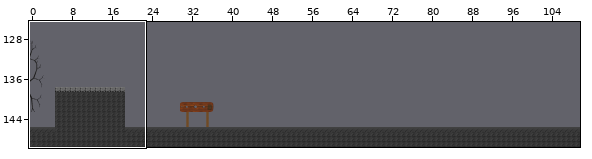
Tiled map -- witchcraft-android/assets/data/world/level1/level2.tmx. Above: a wide view before the commit, with the close-up outlined.
Close-up. The starting point:
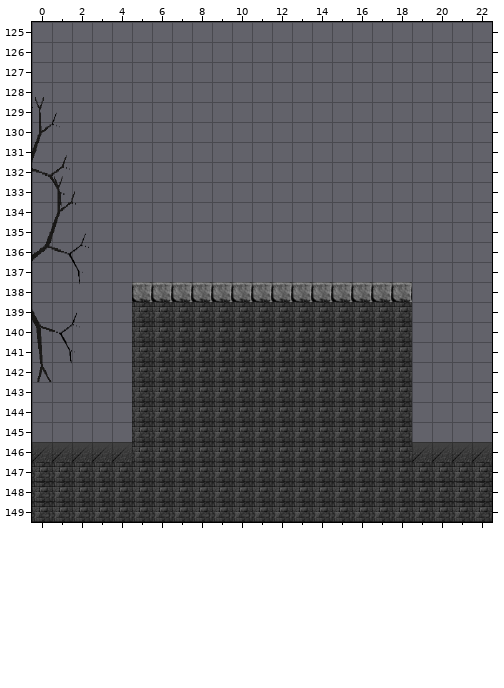
Cells are 32x32 px. Shown: x 0..22, y 125..149. The commit also changed other parts of the map, which this record leaves out.
Now the later version:
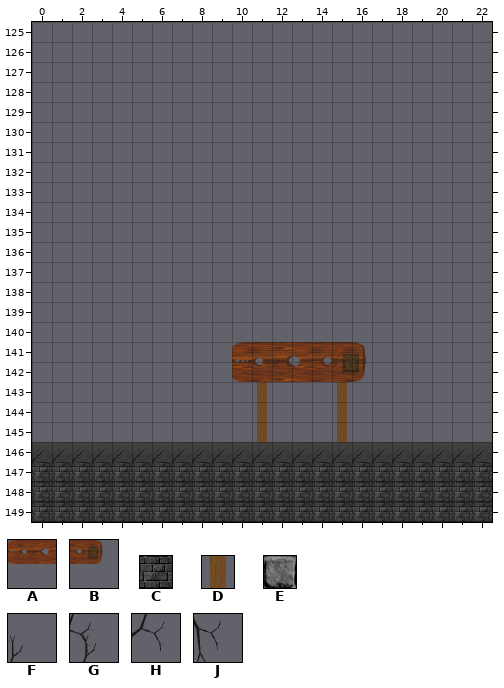
Key: from "tiles128": A 17, B 18; from "tiles32": C 2, D 15, E 33; from "tilesBG": F 41, G 63, H 85, J 107.
_ is an empty cell.
Difference:
Layer "background":
y 130: x 0 F -> _
y 134: x 0 G -> _
y 138: x 0 H -> _
y 142: x 0 J -> _
Layer "back128":
y 144: x 10 _ -> A; x 14 _ -> B
Layer "uninteractable":
y 138: x 5..18 EEEEEEEEEEEEEE -> ______________
y 139..142: x 5..18 CCCCCCCCCCCCCC -> ______________
y 143..144: x 5..18 CCCCCCCCCCCCCC -> ______D___D___
y 145: x 11 _ -> D; x 15 _ -> D
Layer "foreground":
y 145..146: x 5..18 CCCCCCCCCCCCCC -> ______________
